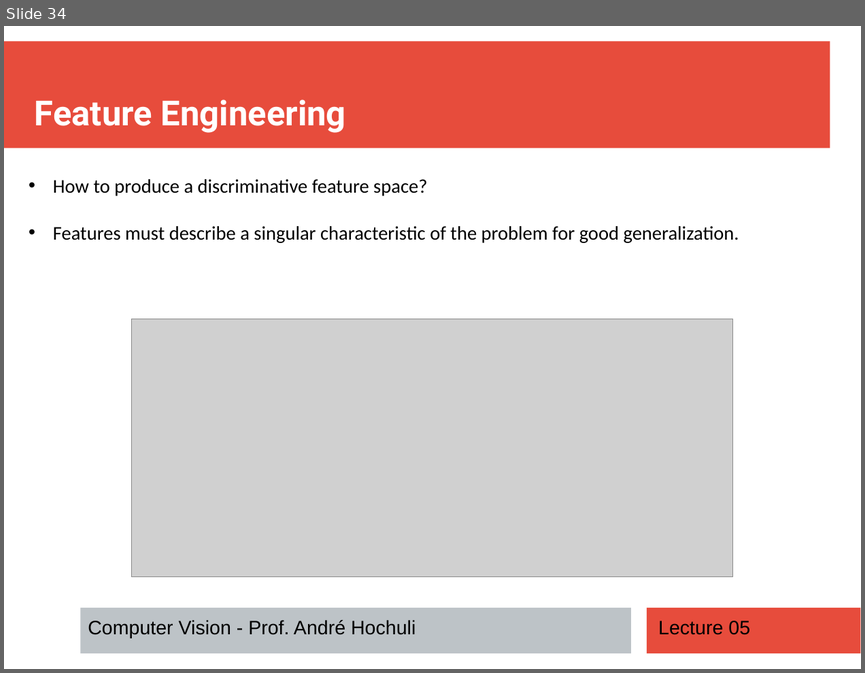
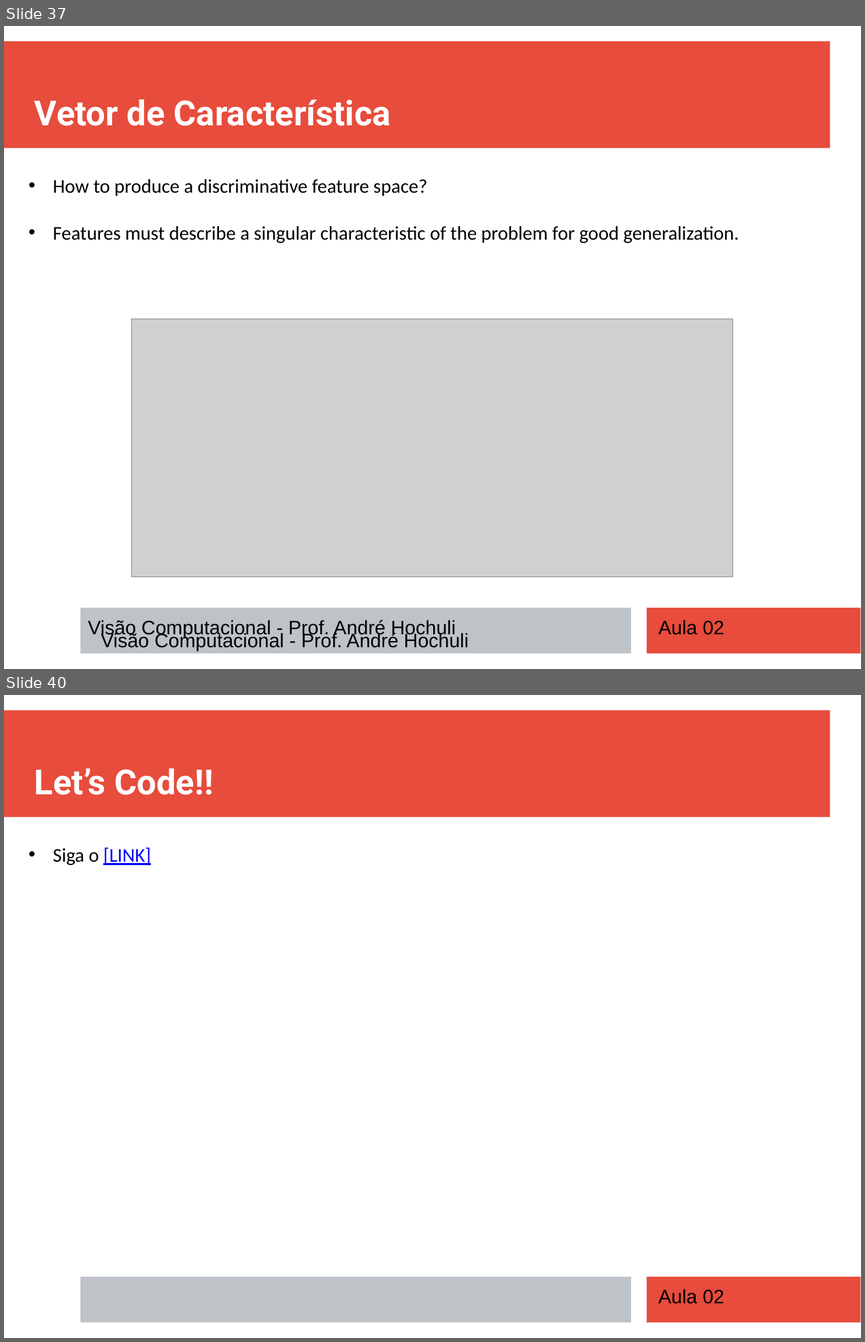
Before and after one commit to andrehochuli/teaching, a slide deck: Visão Computacional/Aula 02 - Filtros e Extração de Características/Aula 02 - Filtros e Extração de Características.pptx. Shown one above the other, each under a label of ours: slide 34 before the commit, slides 37 and 40 after it; the slides between them are not shown. The pictures are 865x673 and 865x1342 pixels, drawn with LibreOffice and Linux fonts; fonts in the diff are those of the drawing; grey boxes stand for pictures. Boxes give left, top, right and bottom in pixels: in the first picture for what was removed or moved away, otherwise in the second. Text is boxed around its words. In the diff, an @@ line names an element or a change of style, - is before the commit and + after.

Commit message:
Update Aula 02

```diff
--- a/Visão Computacional/Aula 02 - Filtros e Extração de Características/Aula 02 - Filtros e Extração de Características.pptx
+++ b/Visão Computacional/Aula 02 - Filtros e Extração de Características/Aula 02 - Filtros e Extração de Características.pptx
@@ slide 40 added at bbox=[4, 695, 861, 1338], background #FFFFFF; not listed: 3 template elements that a slide beside it also shows @@
@@ text added at bbox=[35, 768, 213, 795], 32 pt, text #FFFFFF, bold @@
+Let’s Code!!
@@ text added at bbox=[53, 847, 151, 865], 18 pt, text #0000FF, underline @@
+• Siga o [LINK]
@@ text added at bbox=[658, 1289, 724, 1304], 18 pt, text #000000 @@
+Aula 02
@@ what was slide 34 is now slide 37 @@
@@ slide 37 changed as well @@
@@ text at bbox=[35, 99, 392, 126]: text changed @@
-Feature Engineering
+Vetor de Característica
@@ text added at bbox=[88, 620, 456, 638], 18 pt, text #000000 @@
+Visão Computacional - Prof. André Hochuli
@@ text at bbox=[101, 632, 468, 651]: text changed @@
-Computer Vision - Prof. André Hochuli
+Visão Computacional - Prof. André Hochuli
@@ text at bbox=[658, 620, 724, 635]: text changed @@
-Lecture 05
+Aula 02
```
Also in this commit, not shown: 33 other slides changed, 3 other slides added, 1 slide removed, 2 other files.
